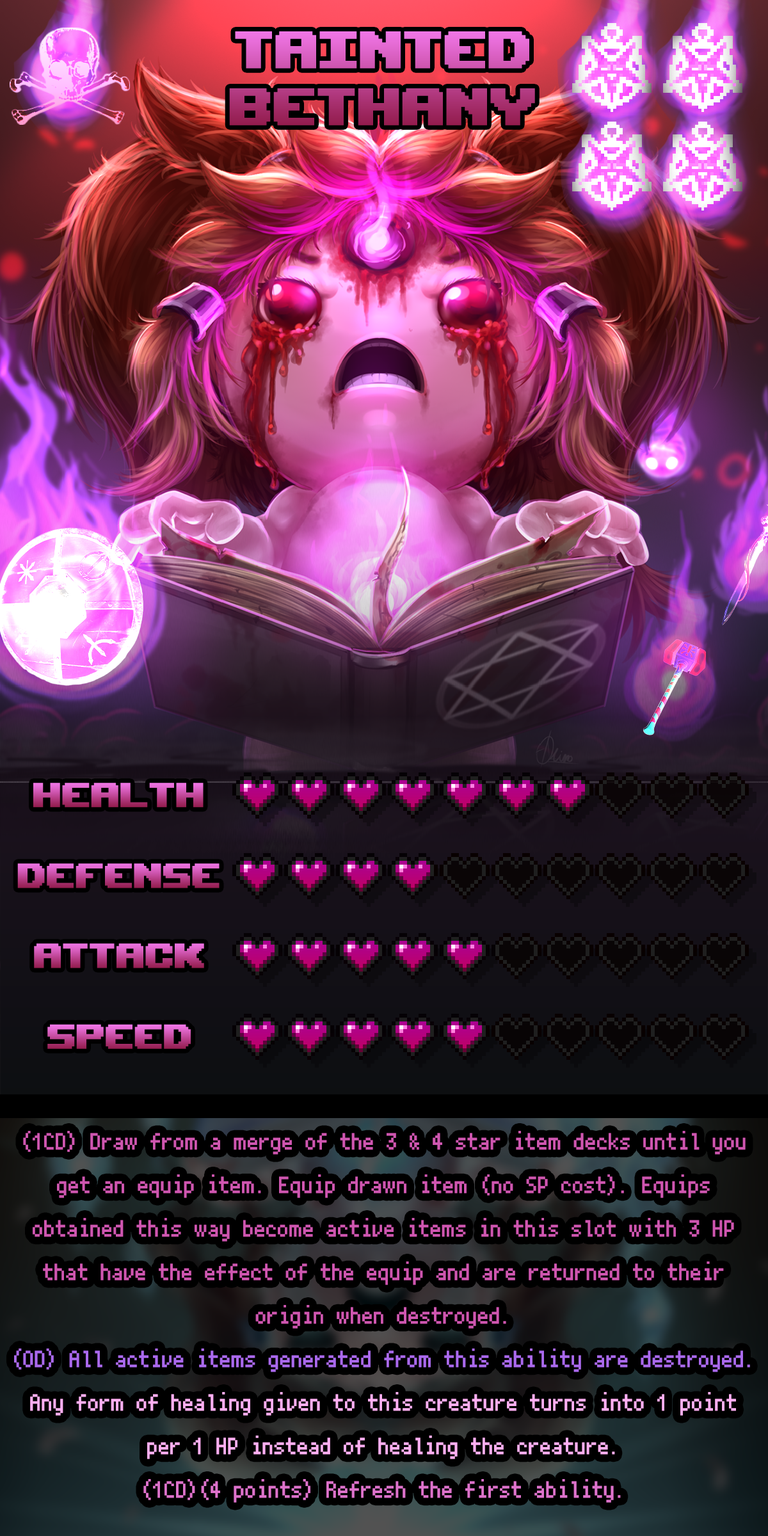
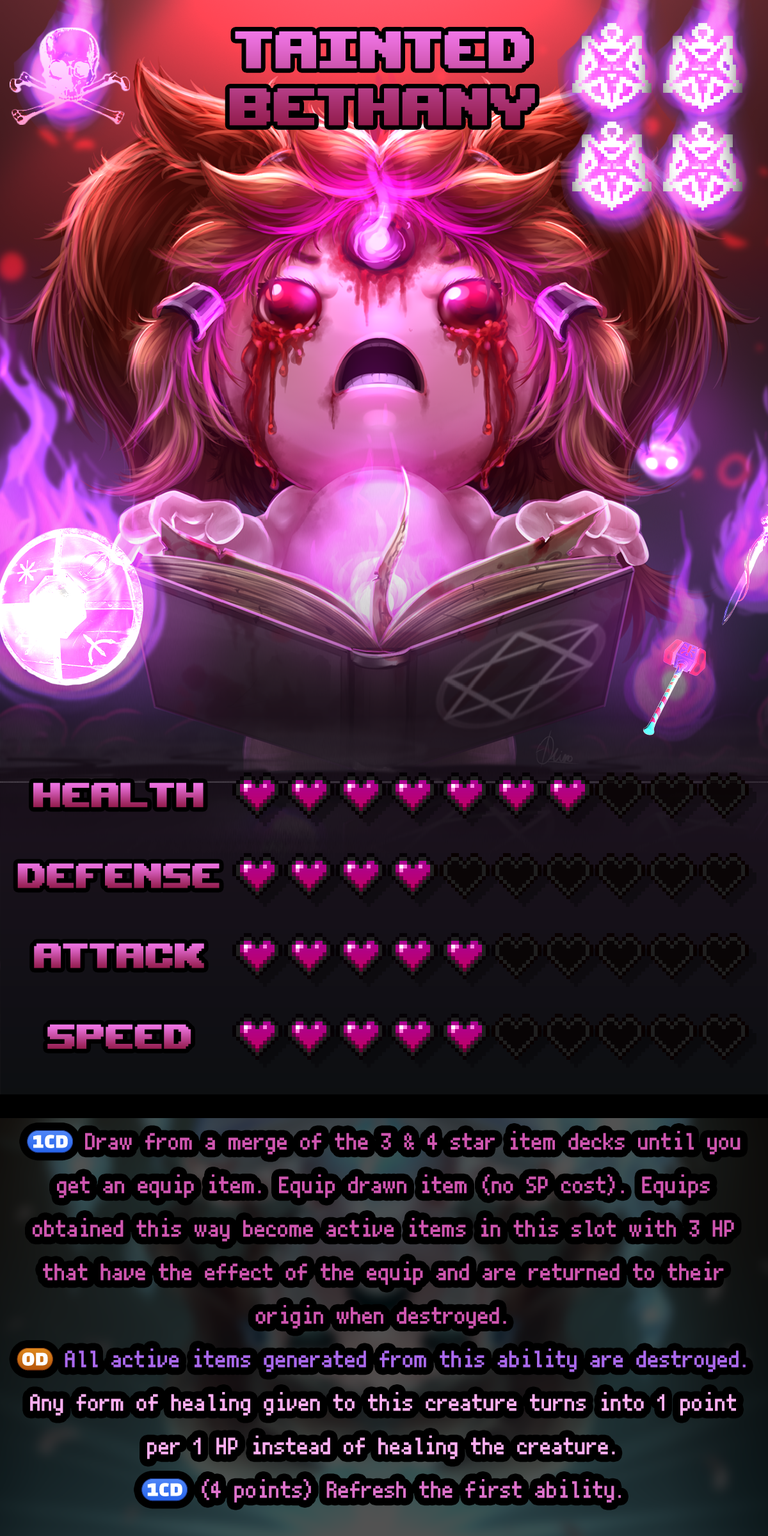
Layered file, before and after one edit (768 x 1536). Changes by layer:
painted on "Ability" over (14, 1130, 751, 1503)
painted on "wp (1)" over (634, 426, 689, 480)
painted on "Layer 2" over (6, 1122, 758, 1511)
